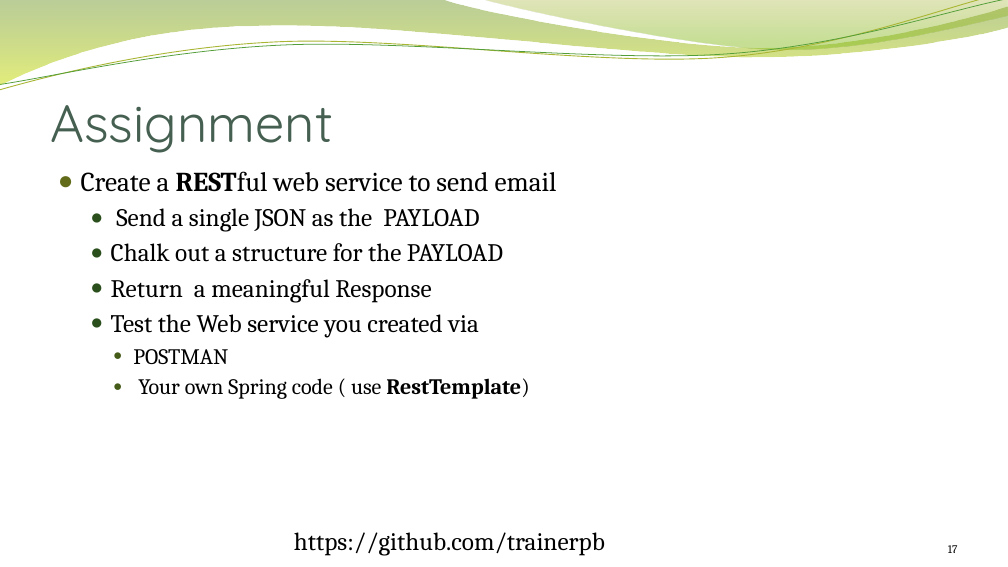
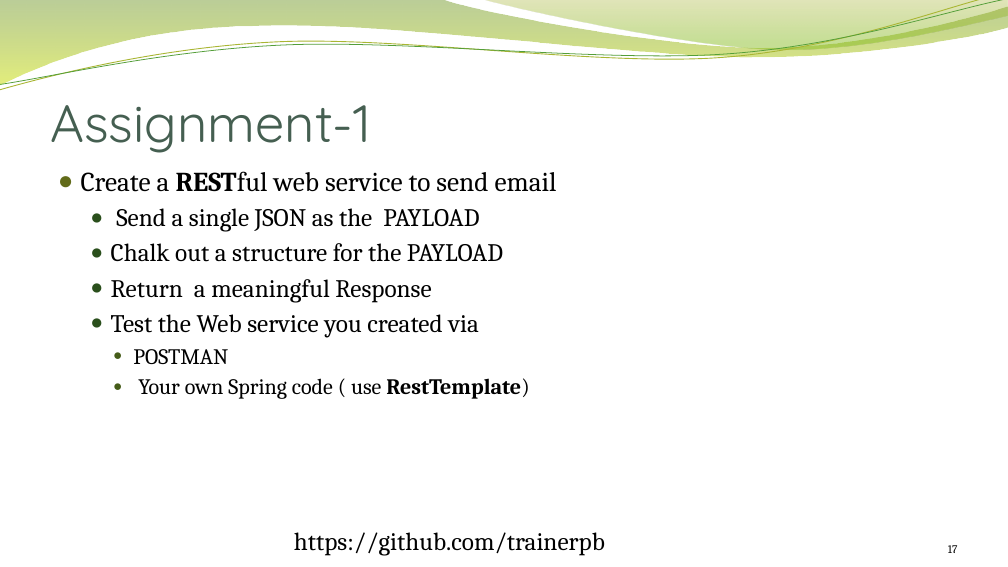
Before and after one commit to trainerpb/training, a slide deck: slide 17 of Email via Spring.pptx. Drawn at 1008x567 pixels with LibreOffice and Linux fonts; fonts in the diff are those of the drawing; background and template pictures are left out. Boxes give left, top, right and bottom in pixels: in the first picture for what was removed or moved away, otherwise in the second. Text is boxed around its words. In the diff, an @@ line names an element or a change of style, - is before the commit and + after.

```diff
--- a/Email via Spring.pptx
+++ b/Email via Spring.pptx
@@ title at box(50, 105, 371, 153): text changed @@
-Assignment
+Assignment-1
```
Also in this commit, not shown: 2 slides added.
